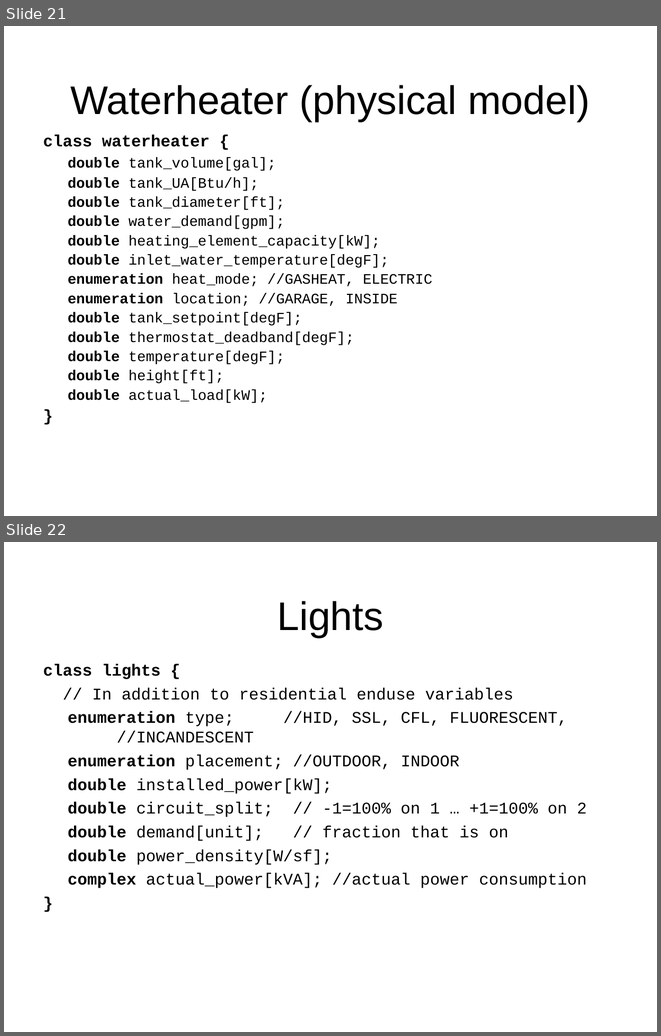
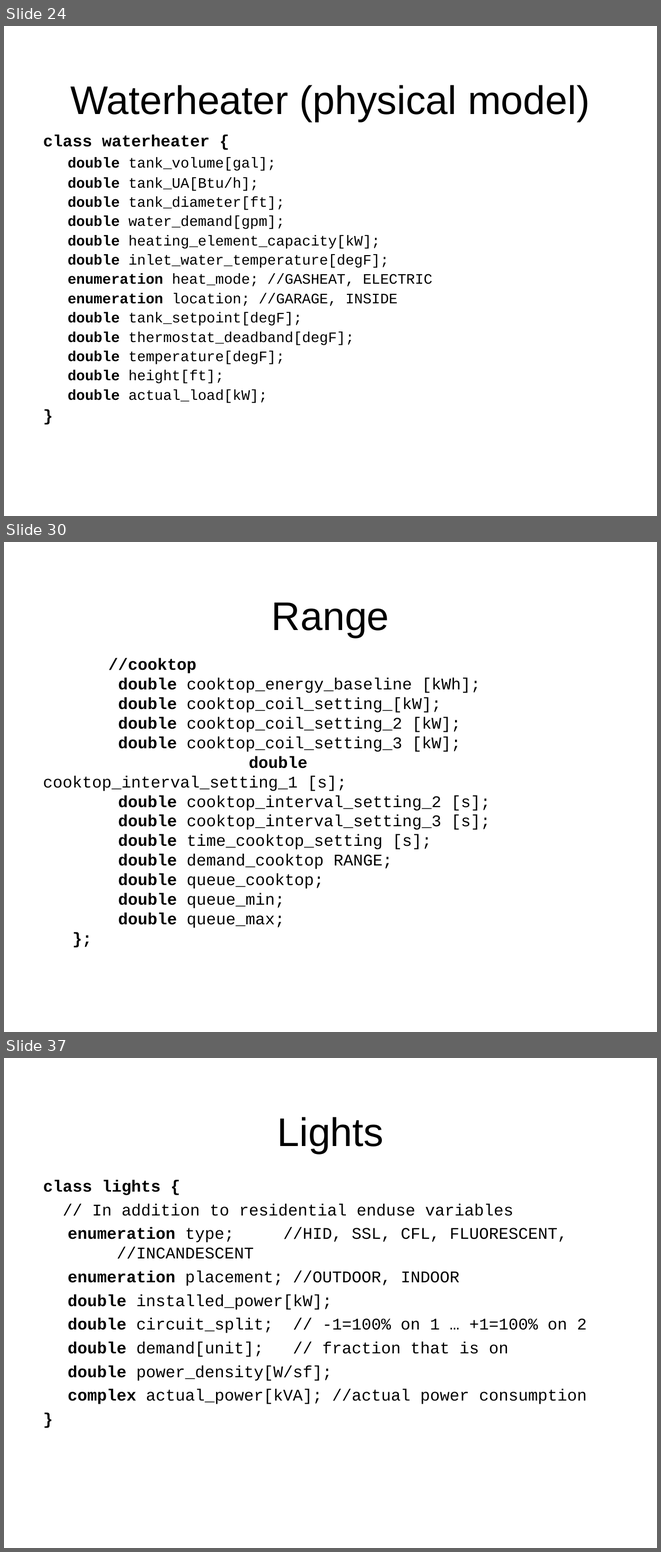
Before and after one commit to gridlab-d/course, a slide deck: ThreeDayCourse_v22/Day2/3.2 - Residential.ppt. Shown one above the other, each under a label of ours: slides 21 and 22 before the commit, slides 24, 30 and 37 after it; the slides between them are not shown. The pictures are 661x1036 and 661x1552 pixels, drawn with LibreOffice and Linux fonts; fonts in the diff are those of the drawing; background and template pictures are left out. Boxes give left, top, right and bottom in pixels: in the first picture for what was removed or moved away, otherwise in the second. Text is boxed around its words. In the diff, an @@ line names an element or a change of style, - is before the commit and + after.

Commit message:
Updated water heater,dishwasher, dryer, electric range, refrigerator, and clothes washer slides.

```diff
--- a/ThreeDayCourse_v22/Day2/3.2 - Residential.ppt
+++ b/ThreeDayCourse_v22/Day2/3.2 - Residential.ppt
@@ slide 30 added at (x1=4, y1=542, x2=657, y2=1032), background picture (left out) @@
@@ title added at (x1=272, y1=602, x2=389, y2=637), 44 pt, text #000000 @@
+Range
@@ text added at (x1=43, y1=658, x2=491, y2=928), 18 pt, text #000000 @@
+//cooktop
+double cooktop_energy_baseline [kWh]; double cooktop_coil_setting_[kW];
+double cooktop_coil_setting_2 [kW];
+double cooktop_coil_setting_3 [kW]; double cooktop_interval_setting_1 [s];
+double cooktop_interval_setting_2 [s];
+double cooktop_interval_setting_3 [s];
+double time_cooktop_setting [s];
+double demand_cooktop RANGE;
+double queue_cooktop;
+double queue_min;
+double queue_max;
+};
@@ what was slide 21 is now slide 24 @@
@@ what was slide 22 is now slide 37 @@
```
Also in this commit, not shown: 14 other slides added, 5 slides removed.
